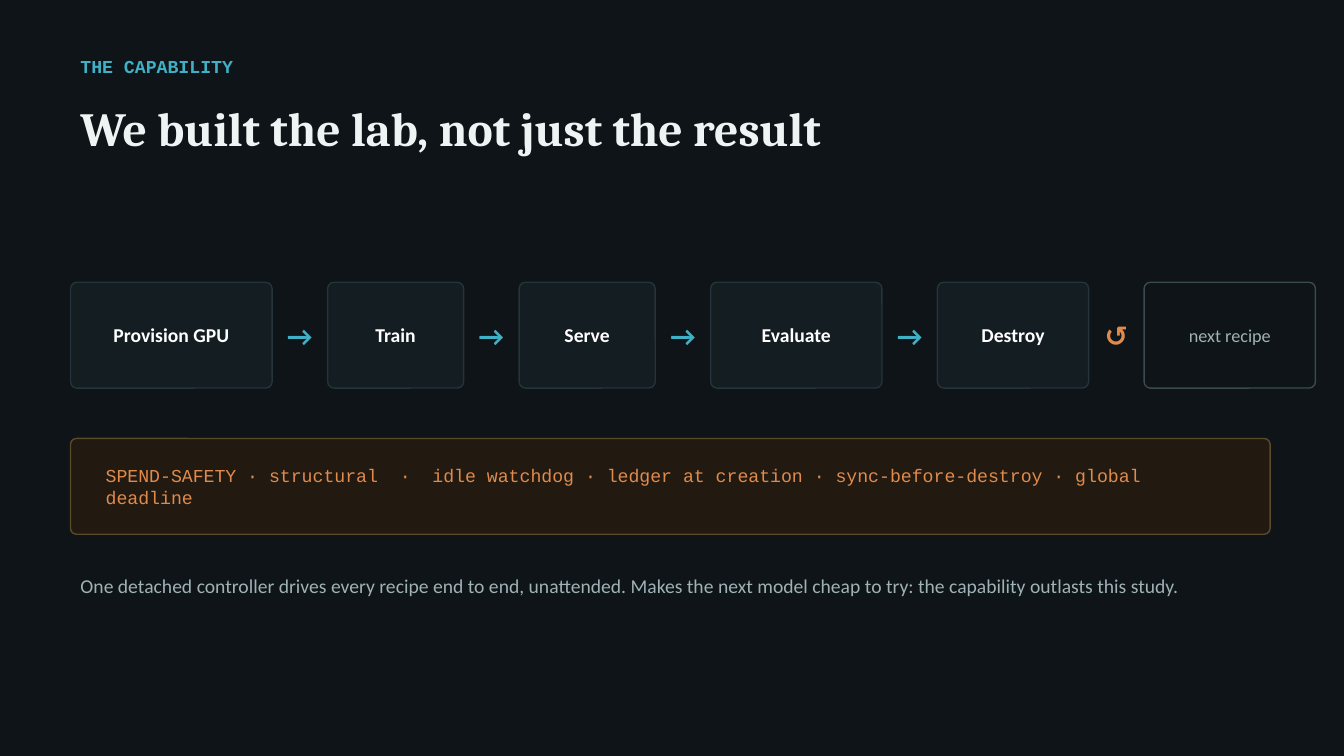
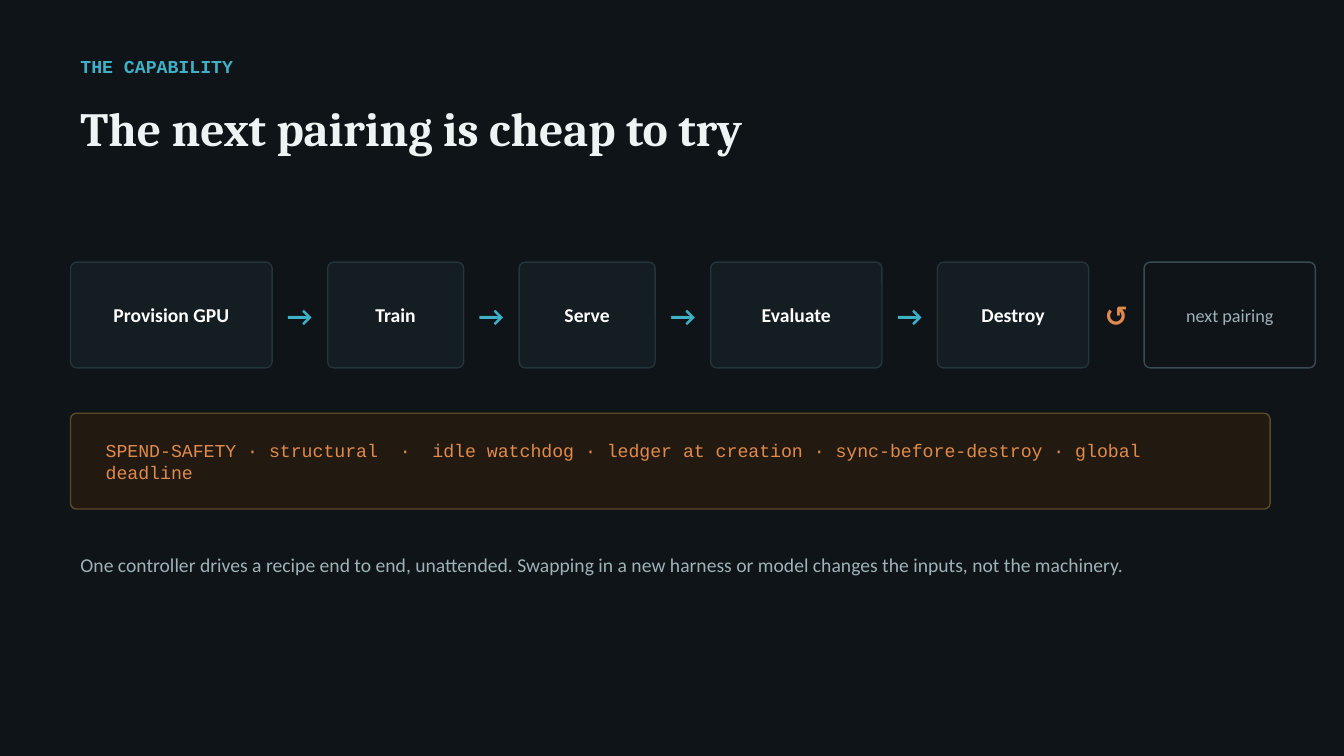
Before and after one commit to arunmenon/gisting-coding-agent, a slide deck: slide 11 of Gisting-CTO-deck.pptx (slide 10 before the commit). Drawn at 1344x756 pixels with LibreOffice and Linux fonts; fonts in the diff are those of the drawing. Boxes give left, top, right and bottom in pixels: in the first picture for what was removed or moved away, otherwise in the second. Text is boxed around its words. In the diff, an @@ line names an element or a change of style, - is before the commit and + after.

Commit message:
Deck: reframe gisting as a Lattice cost pillar
Four-lever cost equation (meta-harness, gisting, adaptive routing,
distillation), recipe with a per-pairing span study as step zero,
portable vs per-pairing split, Jetstream PDLC fit (inner loop, outer
loop, memory), ask for a second harness and model pairing. Run-level
corrections and the per-dollar table move to the appendix. HTML and
PowerPoint rebuilt in sync; white paper content unchanged.

```diff
--- a/Gisting-CTO-deck.pptx
+++ b/Gisting-CTO-deck.pptx
@@ text at (80,113,742,156): text changed @@
-We built the lab, not just the result
+The next pairing is cheap to try
@@ 10 texts, 6 rounded rectangles: place and size @@
-10 texts, 6 rounded rectangles at (71,282,1316,388)
+10 texts, 6 rounded rectangles at (71,262,1316,368)
@@ text at (1186,309,1273,325): text changed @@
-next recipe
+next pairing
@@ rounded rectangle: place and size @@
-rounded rectangle at (71,439,1270,534)
+rounded rectangle at (71,413,1270,509)
@@ text "SPEND-SAFETY · structural · idle ...": place and size @@
-text "SPEND-SAFETY · structural · idle ..." at (106,470,1140,486)
+text "SPEND-SAFETY · structural · idle ..." at (106,444,1140,461)
@@ text at (80,558,1123,576): text changed @@
-One detached controller drives every recipe end to end, unattended. Makes the next model cheap to try: the capability outlasts this study.
+One controller drives a recipe end to end, unattended. Swapping in a new harness or model changes the inputs, not the machinery.
```
Also in this commit, not shown: 6 other slides changed, 8 slides added, 7 slides removed, 4 other files.
